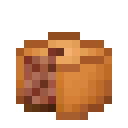
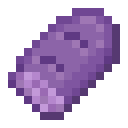
Two versions of the same layered image (128px x 128px). Layer-by-layer changes:
hid group "meat pies" (9 layers) over [left=16, top=32, right=112, bottom=120]
added layer "chorus_fruit_bread" above "matcha bread" over [left=8, top=8, right=120, bottom=120]
